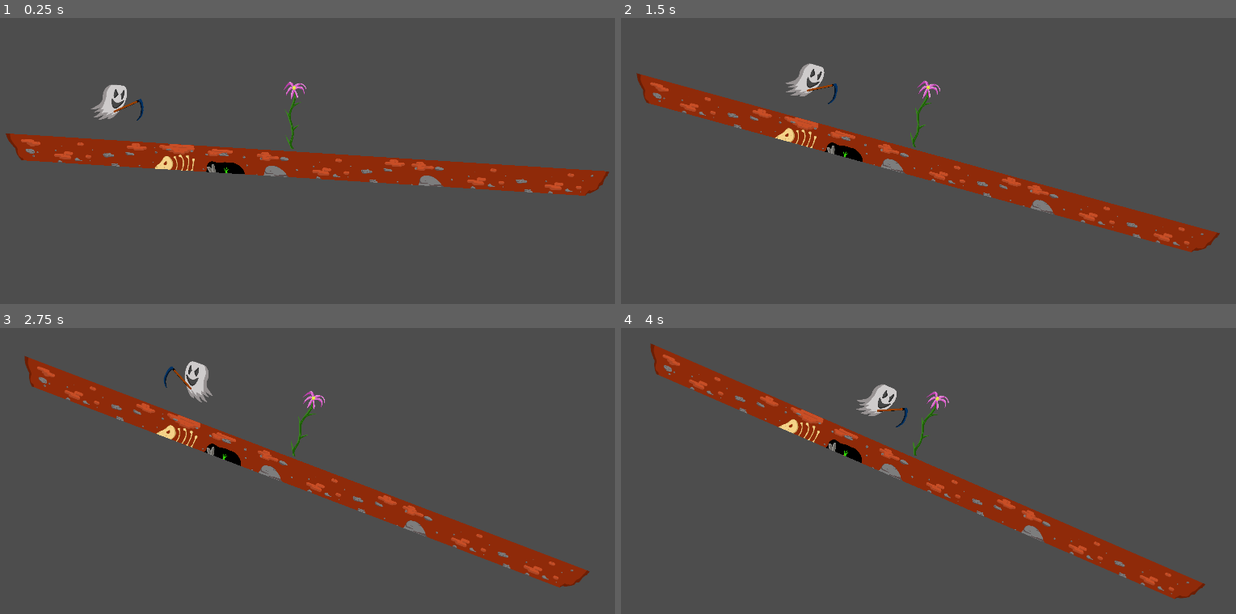
Above: before the commit, frames 1-4 (two rows, left to right).
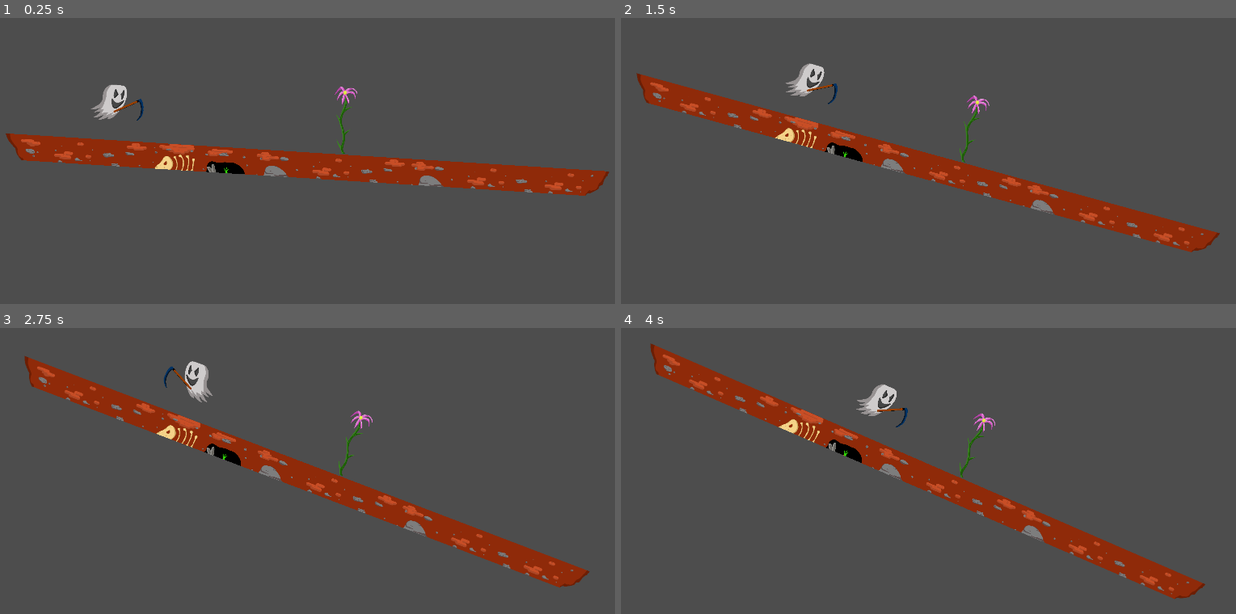
Above: after the commit, the same moments.

Repository: Stennsen/Elephanturtle
Game: Godot game, scene res://scenes/level/diskworld.tscn
The game is run twice, just before and just after one commit, with the same random seed, the same clock (stepped at 60 frames per second) and the same inputs. The project has no main scene, so this scene is started directly.
Inputs:
- Up to frame 1 (0.25 s): no input
- Up to frame 2 (1.5 s): hold E (crop, bound only after the commit) 0.53-1.28 s; hold D (right) from 0.53 s (still down); tap E (crop, bound only after the commit) at 1.35 s
- Up to frame 3 (2.75 s): release D (right) at 2.03 s; hold A (left) from 2.03 s (still down); hold E (crop, bound only after the commit) from 2.03 s (still down)
- Up to frame 4 (4 s): release A (left) at 2.78 s; release E (crop, bound only after the commit) at 2.78 s; hold D (right) from 2.78 s (still down); tap E (crop, bound only after the commit) at 2.85 s; hold E (crop, bound only after the commit) from 3.53 s (still down)

The runs differ from the first frame. In frame 1, 0.4% of the frame differs, in the area x 46-59%, y 22-48%; in frame 2, 0.4%; in frame 3, 0.4%; in frame 4, 0.4%.

Commit message:
changed staticbody to area2d

Diff:
--- a/project.godot
+++ b/project.godot
@@ -40,6 +40,15 @@
 "events": [Object(InputEventKey,"resource_local_to_scene":false,"resource_name":"","device":-1,"window_id":0,"alt_pressed":false,"shift_pressed":false,"ctrl_pressed":false,"meta_pressed":false,"pressed":false,"keycode":0,"physical_keycode":32,"key_label":0,"unicode":32,"echo":false,"script":null)
 ]
 }
+crop={
+"deadzone": 0.5,
+"events": [Object(InputEventKey,"resource_local_to_scene":false,"resource_name":"","device":-1,"window_id":0,"alt_pressed":false,"shift_pressed":false,"ctrl_pressed":false,"meta_pressed":false,"pressed":false,"keycode":0,"physical_keycode":69,"key_label":0,"unicode":101,"echo":false,"script":null)
+]
+}
+
+[layer_names]
+
+2d_physics/layer_2="Ghost"
 
 [rendering]
 
--- a/scenes/entities/player/player.gd
+++ b/scenes/entities/player/player.gd
@@ -41,9 +41,13 @@
 
 	move_and_slide()
 
-func _on_area_2d_body_entered(body):
-	if body.is_in_group("Player"):
-		print("seed planted")
 
-'''func _on_plant_body_entered(body):
-	if body.is_in_group("Player"):'''
+
+
+
+
+func _on_plant_1_body_entered(body):
+	if body.is_in_group("Ghost"):
+		print("touched plant - could be cropped with E")
+		if Input.is_action_pressed("crop"):
+			print("cropped")
--- a/scenes/entities/player/player.tscn
+++ b/scenes/entities/player/player.tscn
@@ -7,7 +7,7 @@
 radius = 135.0
 height = 354.0
 
-[node name="Player" type="CharacterBody2D" groups=["Player"]]
+[node name="Player" type="CharacterBody2D" groups=["Ghost"]]
 position = Vector2(-60, -95)
 script = ExtResource("1_obn3s")
 metadata/_edit_group_ = true
--- a/scenes/level/diskworld.tscn
+++ b/scenes/level/diskworld.tscn
@@ -226,11 +226,7 @@
 physics_layer_0/collision_layer = 1
 sources/0 = SubResource("TileSetAtlasSource_nn7e4")
 
-[sub_resource type="PhysicsMaterial" id="PhysicsMaterial_n3bw8"]
-
-[sub_resource type="CapsuleShape2D" id="CapsuleShape2D_v1nfd"]
-radius = 86.0
-height = 610.0
+[sub_resource type="CapsuleShape2D" id="CapsuleShape2D_2kpcd"]
 
 [node name="diskworld" type="Node2D"]
 script = ExtResource("1_buow7")
@@ -247,14 +243,15 @@
 [node name="Player" parent="." instance=ExtResource("3_08eds")]
 position = Vector2(-1873, -408)
 
-[node name="Plant1" type="StaticBody2D" parent="."]
-position = Vector2(-118, -409)
-physics_material_override = SubResource("PhysicsMaterial_n3bw8")
+[node name="plant1" type="Area2D" parent="."]
+position = Vector2(390, -394)
+collision_layer = 2
 metadata/_edit_group_ = true
 
-[node name="CollisionShape2D" type="CollisionShape2D" parent="Plant1"]
-position = Vector2(1, 41)
-shape = SubResource("CapsuleShape2D_v1nfd")
-
-[node name="Sprite2D" type="Sprite2D" parent="Plant1"]
+[node name="CollisionShape2D" type="CollisionShape2D" parent="plant1"]
+shape = SubResource("CapsuleShape2D_2kpcd")
+
+[node name="Sprite2D" type="Sprite2D" parent="plant1"]
 texture = ExtResource("4_q63bq")
+
+[connection signal="body_entered" from="plant1" to="Player" method="_on_plant_1_body_entered"]
Not shown: 1 places in scenes/level/diskworld.tscn that only renumber resources
